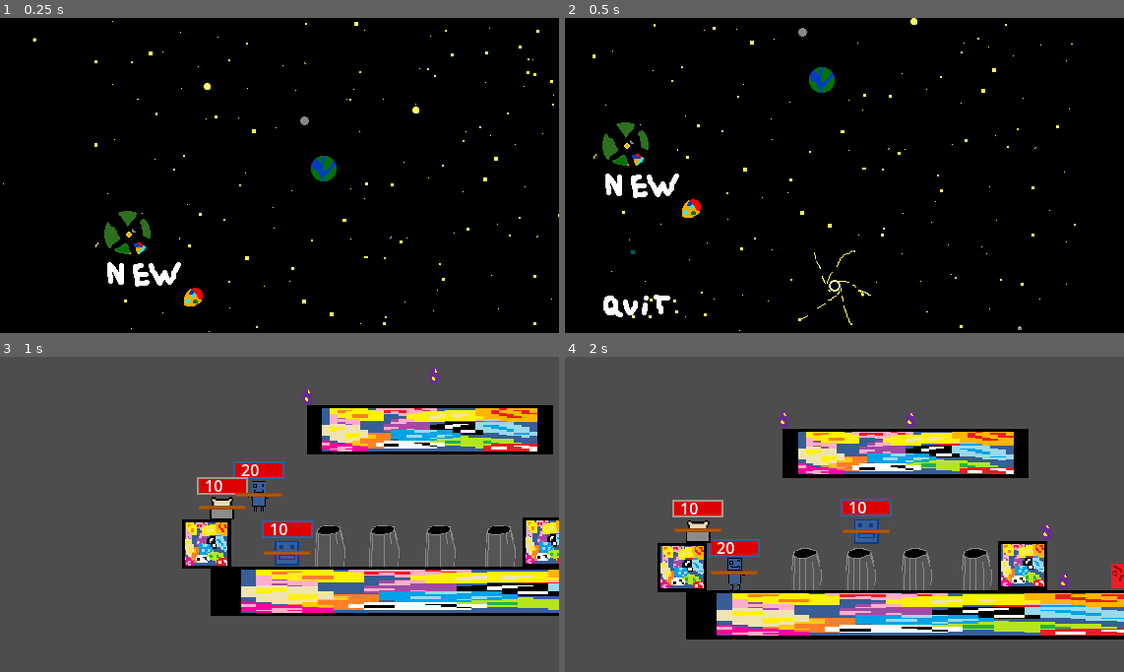
Above: before the commit, frames 1-4 (two rows, left to right).
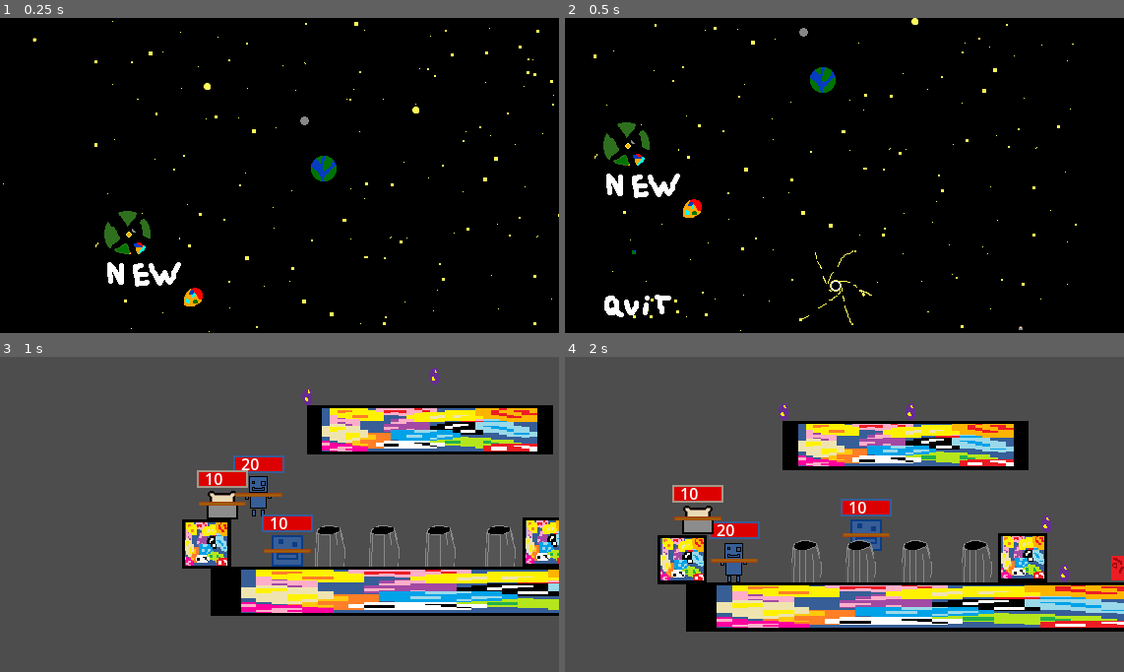
Above: after the commit, the same moments.

Repository: Ksawex4/Block-Jumper-Godot
Game: Godot game, scene res://Scenes/main_menu.tscn
The game is run twice, just before and just after one commit, with the same random seed, the same clock (stepped at 60 frames per second) and the same inputs.
Inputs (mouse positions are in pixels of both pictures, inside the frame that each line leads up to; where the layout moved, square brackets give the same spot in the first picture):
- Up to frame 1 (0.25 s): no input
- Up to frame 2 (0.5 s): no input
- Up to frame 3 (1 s): click (78, 523) [72, 523] at 0.5 s
- Up to frame 4 (2 s): hold D (FencyRight) from 1.28 s (still down); tap W (FencyJump) at 1.35, 1.52, 1.82 s

Frame 1 is identical in both runs. In frame 2, 0.9% of the frame differs, in the area x 4-92%, y 0-100%; in frame 3, 3.0%; in frame 4, 25%, in the area x 16-100%, y 14-90%.

Commit message:
changed meshes in players to animated sprites,PanLoduwka now has 3 animations

Diff:
--- a/Scenes/Objects/fency.tscn
+++ b/Scenes/Objects/fency.tscn
@@ -1,29 +1,49 @@
 [gd_scene load_steps=10 format=3 uid="uid://btuf7ucts5n8c"]
 
-[ext_resource type="Texture2D" uid="uid://dg0bknw4oeco4" path="res://Textures/Fency/1.png" id="1_frktg"]
 [ext_resource type="Script" uid="uid://dgu2f0etuscje" path="res://Scripts/Player.gd" id="1_j1hk5"]
-[ext_resource type="Texture2D" uid="uid://dxunk3l8suvrn" path="res://Textures/Fency/2.png" id="2_j1hk5"]
-[ext_resource type="Texture2D" uid="uid://vr0khyvgrysf" path="res://Textures/Fency/3.png" id="3_aml5i"]
-[ext_resource type="Texture2D" uid="uid://dytjd8nd2j8ld" path="res://Textures/Fency/4.png" id="4_huymj"]
+[ext_resource type="Texture2D" uid="uid://cbdmgya1waspc" path="res://Textures/Fency/sprFency.png" id="2_mfl0u"]
 
-[sub_resource type="QuadMesh" id="QuadMesh_ytkl7"]
-size = Vector2(25, 25)
+[sub_resource type="AtlasTexture" id="AtlasTexture_gycn1"]
+atlas = ExtResource("2_mfl0u")
+region = Rect2(0, 0, 32, 32)
 
-[sub_resource type="AnimatedTexture" id="AnimatedTexture_fcs1i"]
-frames = 4
-frame_0/texture = ExtResource("1_frktg")
-frame_1/texture = ExtResource("2_j1hk5")
-frame_1/duration = 1.0
-frame_2/texture = ExtResource("3_aml5i")
-frame_2/duration = 1.0
-frame_3/texture = ExtResource("4_huymj")
-frame_3/duration = 1.0
+[sub_resource type="AtlasTexture" id="AtlasTexture_csa8j"]
+atlas = ExtResource("2_mfl0u")
+region = Rect2(32, 0, 32, 32)
+
+[sub_resource type="AtlasTexture" id="AtlasTexture_yfpkd"]
+atlas = ExtResource("2_mfl0u")
+region = Rect2(0, 32, 32, 32)
+
+[sub_resource type="AtlasTexture" id="AtlasTexture_y5eri"]
+atlas = ExtResource("2_mfl0u")
+region = Rect2(32, 32, 32, 32)
+
+[sub_resource type="SpriteFrames" id="SpriteFrames_4x1qq"]
+animations = [{
+"frames": [{
+"duration": 1.0,
+"texture": SubResource("AtlasTexture_gycn1")
+}, {
+"duration": 1.0,
+"texture": SubResource("AtlasTexture_csa8j")
+}, {
+"duration": 1.0,
+"texture": SubResource("AtlasTexture_yfpkd")
+}, {
+"duration": 1.0,
+"texture": SubResource("AtlasTexture_y5eri")
+}],
+"loop": true,
+"name": &"default",
+"speed": 5.0
+}]
 
 [sub_resource type="RectangleShape2D" id="RectangleShape2D_qbaig"]
-size = Vector2(25, 25)
+size = Vector2(32, 32)
 
 [sub_resource type="RectangleShape2D" id="RectangleShape2D_r12lk"]
-size = Vector2(25, 25)
+size = Vector2(32, 32)
 
 [node name="Fency" type="CharacterBody2D"]
 texture_filter = 1
@@ -31,10 +51,11 @@
 script = ExtResource("1_j1hk5")
 jumpHeight = 420
 
-[node name="FencyMesh" type="MeshInstance2D" parent="."]
-rotation = -3.14159
-mesh = SubResource("QuadMesh_ytkl7")
-texture = SubResource("AnimatedTexture_fcs1i")
+[node name="AnimatedSprite2D" type="AnimatedSprite2D" parent="."]
+texture_filter = 1
+sprite_frames = SubResource("SpriteFrames_4x1qq")
+frame_progress = 0.335394
+speed_scale = 0.8
 
 [node name="SolidsCollision" type="CollisionShape2D" parent="."]
 shape = SubResource("RectangleShape2D_qbaig")
@@ -50,9 +71,9 @@
 layout_mode = 3
 anchors_preset = 0
 offset_left = -25.0
-offset_top = -30.0
+offset_top = -34.0
 offset_right = 25.0
-offset_bottom = -15.0
+offset_bottom = -19.0
 
 [node name="Bar" type="ColorRect" parent="Control"]
 layout_mode = 1
--- a/Scenes/Objects/pan_loduwka.tscn
+++ b/Scenes/Objects/pan_loduwka.tscn
@@ -1,31 +1,117 @@
-[gd_scene load_steps=10 format=3 uid="uid://cxnvloc13qu04"]
+[gd_scene load_steps=20 format=3 uid="uid://cxnvloc13qu04"]
 
 [ext_resource type="Script" uid="uid://dgu2f0etuscje" path="res://Scripts/Player.gd" id="1_32lqj"]
-[ext_resource type="Texture2D" uid="uid://b0e0t14l3fp8h" path="res://Textures/PanLoduwka/PanLoduwkaIdle/1PanLoduwka.png" id="1_xiwxr"]
-[ext_resource type="Texture2D" uid="uid://0s7n12bywcsx" path="res://Textures/PanLoduwka/PanLoduwkaIdle/2PanLoduwka.png" id="2_32lqj"]
-[ext_resource type="Texture2D" uid="uid://v5cgsx5y5lwl" path="res://Textures/PanLoduwka/PanLoduwkaIdle/3PanLoduwka.png" id="3_06k54"]
-[ext_resource type="Texture2D" uid="uid://do6o7s65omh8c" path="res://Textures/PanLoduwka/PanLoduwkaIdle/4PanLoduwka.png" id="4_a6v05"]
+[ext_resource type="Texture2D" uid="uid://bjto1qb2vc6de" path="res://Textures/PanLoduwka/sprPanLoduwka.png" id="2_xiwxr"]
+[ext_resource type="Texture2D" uid="uid://r0g03u8ooqqs" path="res://Textures/PanLoduwka/sprPanLoduwkaLeft.png" id="3_32lqj"]
+[ext_resource type="Texture2D" uid="uid://c8k3ai4kxt4qj" path="res://Textures/PanLoduwka/sprPanLoduwkaRight.png" id="4_06k54"]
 
-[sub_resource type="QuadMesh" id="QuadMesh_fppfb"]
-size = Vector2(25, 37.5)
+[sub_resource type="AtlasTexture" id="AtlasTexture_32lqj"]
+atlas = ExtResource("2_xiwxr")
+region = Rect2(0, 0, 32, 48)
 
-[sub_resource type="AnimatedTexture" id="AnimatedTexture_mrfjq"]
-frames = 5
-speed_scale = 8.0
-frame_0/texture = ExtResource("1_xiwxr")
-frame_1/texture = ExtResource("2_32lqj")
-frame_1/duration = 1.0
-frame_2/texture = ExtResource("3_06k54")
-frame_2/duration = 1.0
-frame_3/texture = ExtResource("4_a6v05")
-frame_3/duration = 1.0
-frame_4/duration = 1.0
+[sub_resource type="AtlasTexture" id="AtlasTexture_06k54"]
+atlas = ExtResource("2_xiwxr")
+region = Rect2(32, 0, 32, 48)
+
+[sub_resource type="AtlasTexture" id="AtlasTexture_a6v05"]
+atlas = ExtResource("2_xiwxr")
+region = Rect2(0, 48, 32, 48)
+
+[sub_resource type="AtlasTexture" id="AtlasTexture_46tl0"]
+atlas = ExtResource("2_xiwxr")
+region = Rect2(32, 48, 32, 48)
+
+[sub_resource type="AtlasTexture" id="AtlasTexture_e5buj"]
+atlas = ExtResource("3_32lqj")
+region = Rect2(32, 48, 32, 48)
+
+[sub_resource type="AtlasTexture" id="AtlasTexture_vbqbk"]
+atlas = ExtResource("3_32lqj")
+region = Rect2(0, 48, 32, 48)
+
+[sub_resource type="AtlasTexture" id="AtlasTexture_5pgpl"]
+atlas = ExtResource("3_32lqj")
+region = Rect2(32, 0, 32, 48)
+
+[sub_resource type="AtlasTexture" id="AtlasTexture_as628"]
+atlas = ExtResource("3_32lqj")
+region = Rect2(0, 0, 32, 48)
+
+[sub_resource type="AtlasTexture" id="AtlasTexture_mfb0y"]
+atlas = ExtResource("4_06k54")
+region = Rect2(0, 0, 32, 48)
+
+[sub_resource type="AtlasTexture" id="AtlasTexture_axt1c"]
+atlas = ExtResource("4_06k54")
+region = Rect2(32, 0, 32, 48)
+
+[sub_resource type="AtlasTexture" id="AtlasTexture_ih8t1"]
+atlas = ExtResource("4_06k54")
+region = Rect2(0, 48, 32, 48)
+
+[sub_resource type="AtlasTexture" id="AtlasTexture_l28vp"]
+atlas = ExtResource("4_06k54")
+region = Rect2(32, 48, 32, 48)
+
+[sub_resource type="SpriteFrames" id="SpriteFrames_wc7eg"]
+animations = [{
+"frames": [{
+"duration": 1.0,
+"texture": SubResource("AtlasTexture_32lqj")
+}, {
+"duration": 1.0,
+"texture": SubResource("AtlasTexture_06k54")
+}, {
+"duration": 1.0,
+"texture": SubResource("AtlasTexture_a6v05")
+}, {
+"duration": 1.0,
+"texture": SubResource("AtlasTexture_46tl0")
+}],
+"loop": true,
+"name": &"default",
+"speed": 5.0
+}, {
+"frames": [{
+"duration": 1.0,
+"texture": SubResource("AtlasTexture_e5buj")
+}, {
+"duration": 1.0,
+"texture": SubResource("AtlasTexture_vbqbk")
+}, {
+"duration": 1.0,
+"texture": SubResource("AtlasTexture_5pgpl")
+}, {
+"duration": 1.0,
+"texture": SubResource("AtlasTexture_as628")
+}],
+"loop": true,
+"name": &"walkLeft",
+"speed": 6.0
+}, {
+"frames": [{
+"duration": 1.0,
+"texture": SubResource("AtlasTexture_mfb0y")
+}, {
+"duration": 1.0,
+"texture": SubResource("AtlasTexture_axt1c")
+}, {
+"duration": 1.0,
+"texture": SubResource("AtlasTexture_ih8t1")
+}, {
+"duration": 1.0,
+"texture": SubResource("AtlasTexture_l28vp")
+}],
+"loop": true,
+"name": &"walkRight",
+"speed": 6.0
+}]
 
 [sub_resource type="RectangleShape2D" id="RectangleShape2D_dbqok"]
-size = Vector2(21, 33)
+size = Vector2(27, 42)
 
 [sub_resource type="RectangleShape2D" id="RectangleShape2D_ha7ox"]
-size = Vector2(21, 33)
+size = Vector2(27, 42)
 
 [node name="PanLoduwka" type="CharacterBody2D"]
 texture_filter = 1
@@ -39,13 +125,12 @@
 stick = "PLStick"
 who = "PanLoduwka"
 
-[node name="PanLoduwkaMesh" type="MeshInstance2D" parent="."]
-rotation = 3.14159
-mesh = SubResource("QuadMesh_fppfb")
-texture = SubResource("AnimatedTexture_mrfjq")
+[node name="AnimatedSprite2D" type="AnimatedSprite2D" parent="."]
+sprite_frames = SubResource("SpriteFrames_wc7eg")
+frame_progress = 0.0833453
 
 [node name="PanLoduwkaCollision" type="CollisionShape2D" parent="."]
-position = Vector2(0.42, 0.68)
+position = Vector2(-0.5, 1)
 shape = SubResource("RectangleShape2D_dbqok")
 
 [node name="HitBoxArea" type="Area2D" parent="."]
@@ -53,16 +138,16 @@
 collision_mask = 4
 
 [node name="HitBox" type="CollisionShape2D" parent="HitBoxArea"]
-position = Vector2(0.42, 0.68)
+position = Vector2(-0.5, 1)
 shape = SubResource("RectangleShape2D_ha7ox")
 
 [node name="Control" type="Control" parent="."]
 layout_mode = 3
 anchors_preset = 0
 offset_left = -25.0
-offset_top = -31.0
+offset_top = -37.0
 offset_right = 25.0
-offset_bottom = -16.0
+offset_bottom = -22.0
 
 [node name="Bar" type="ColorRect" parent="Control"]
 layout_mode = 1
--- a/Scenes/Objects/toasty.tscn
+++ b/Scenes/Objects/toasty.tscn
@@ -3,11 +3,19 @@
 [ext_resource type="Texture2D" uid="uid://dmktkgr7uu4dm" path="res://Textures/Toasty/Toasty.png" id="1_g3tna"]
 [ext_resource type="Script" uid="uid://dgu2f0etuscje" path="res://Scripts/Player.gd" id="1_kect0"]
 
-[sub_resource type="QuadMesh" id="QuadMesh_kect0"]
-size = Vector2(25, 25)
+[sub_resource type="SpriteFrames" id="SpriteFrames_kect0"]
+animations = [{
+"frames": [{
+"duration": 1.0,
+"texture": ExtResource("1_g3tna")
+}],
+"loop": true,
+"name": &"default",
+"speed": 5.0
+}]
 
 [sub_resource type="RectangleShape2D" id="RectangleShape2D_12wjm"]
-size = Vector2(25, 22.5)
+size = Vector2(32, 29)
 
 [node name="Toasty" type="CharacterBody2D"]
 texture_filter = 1
@@ -23,14 +31,11 @@
 stick = "TStick"
 who = "Toasty"
 
-[node name="ToastyMesh" type="MeshInstance2D" parent="."]
-texture_filter = 1
-rotation = -3.14159
-mesh = SubResource("QuadMesh_kect0")
-texture = ExtResource("1_g3tna")
+[node name="AnimatedSprite2D" type="AnimatedSprite2D" parent="."]
+sprite_frames = SubResource("SpriteFrames_kect0")
 
 [node name="ToastyCollision" type="CollisionShape2D" parent="."]
-position = Vector2(0.02, 1.23)
+position = Vector2(0, 1.5)
 shape = SubResource("RectangleShape2D_12wjm")
 
 [node name="HitBoxArea" type="Area2D" parent="."]
@@ -38,16 +43,16 @@
 collision_mask = 4
 
 [node name="HitBox" type="CollisionShape2D" parent="HitBoxArea"]
-position = Vector2(0.02, 1.23)
+position = Vector2(0, 1.5)
 shape = SubResource("RectangleShape2D_12wjm")
 
 [node name="Control" type="Control" parent="."]
 layout_mode = 3
 anchors_preset = 0
 offset_left = -25.0
-offset_top = -28.0
+offset_top = -31.0
 offset_right = 25.0
-offset_bottom = -13.0
+offset_bottom = -16.0
 
 [node name="Bar" type="ColorRect" parent="Control"]
 layout_mode = 1
--- a/Scripts/Player.gd
+++ b/Scripts/Player.gd
@@ -2,25 +2,35 @@
 
 @export var speed = 150
 @export var jumpHeight = 380
-@export var leftKey = "FencyLeft"
-@export var rightKey = "FencyRight"
-@export var jumpKey = "FencyJump"
-@export var gravityDifference = 0
-@export var WhosHp = "FencyHP"
-@export var WhosMaxHp = "FencyMaxHP"
-@export var stick = "FStick"
-@export var who = "Fency"
+@export var leftKey := "FencyLeft"
+@export var rightKey := "FencyRight"
+@export var jumpKey := "FencyJump"
+@export var gravityDifference := 0
+@export var WhosHp := "FencyHP"
+@export var WhosMaxHp := "FencyMaxHP"
+@export var stick := "FStick"
+@export var who := "Fency"
+var hasLeftAnimation
 var stickInstance
-var stickSpawnCooldown = 0.0
+var stickSpawnCooldown := 0.0
 var DefaultHpBarLenght
 
 func _ready() -> void:
+	hasLeftAnimation = $AnimatedSprite2D.sprite_frames.has_animation("walkLeft")
+	$AnimatedSprite2D.play("default")
 	DefaultHpBarLenght = $Control/HP.size.x
 	updateBar()
 	if Global.get(stick):
 		spawnStick()
 
 func _physics_process(delta: float) -> void:
+	if hasLeftAnimation:
+		if velocity.x > 0 && $AnimatedSprite2D.animation != "walkRight":
+			$AnimatedSprite2D.play("walkRight")
+		elif velocity.x < 0 && $AnimatedSprite2D.animation != "walkLeft":
+			$AnimatedSprite2D.play("walkLeft")
+		elif velocity.x == 0 && $AnimatedSprite2D.animation != "default":
+			$AnimatedSprite2D.play("default")
 	var scene = get_tree().current_scene
 	if Global.get(WhosHp) <= 0:
 		queue_free()
Binary file removed: Textures/Fency/1.png
Binary file removed: Textures/Fency/2.png
Not shown, removed: Textures/Fency/2.png.import
Binary file removed: Textures/Fency/3.png
Binary file removed: Textures/Fency/4.png
Not shown, removed: Textures/Fency/4.png.import
Binary file added: Textures/Fency/sprFency.png
Not shown, changed: Textures/Fency/sprFency.png.import
Binary file removed: Textures/PanLoduwka/PanLoduwkaIdle/1PanLoduwka.png
Binary file removed: Textures/PanLoduwka/PanLoduwkaIdle/2PanLoduwka.png
Not shown, removed: Textures/PanLoduwka/PanLoduwkaIdle/2PanLoduwka.png.import
Binary file removed: Textures/PanLoduwka/PanLoduwkaIdle/3PanLoduwka.png
(and 8 more such lines)
